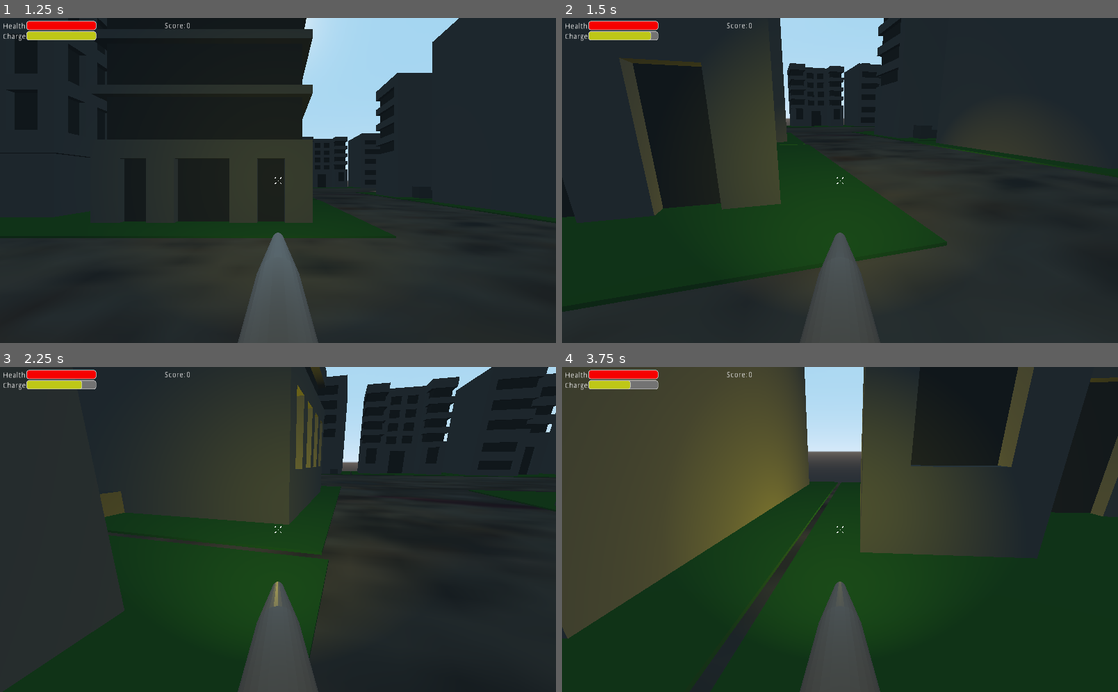
Above: before the commit, frames 1-4 (two rows, left to right).
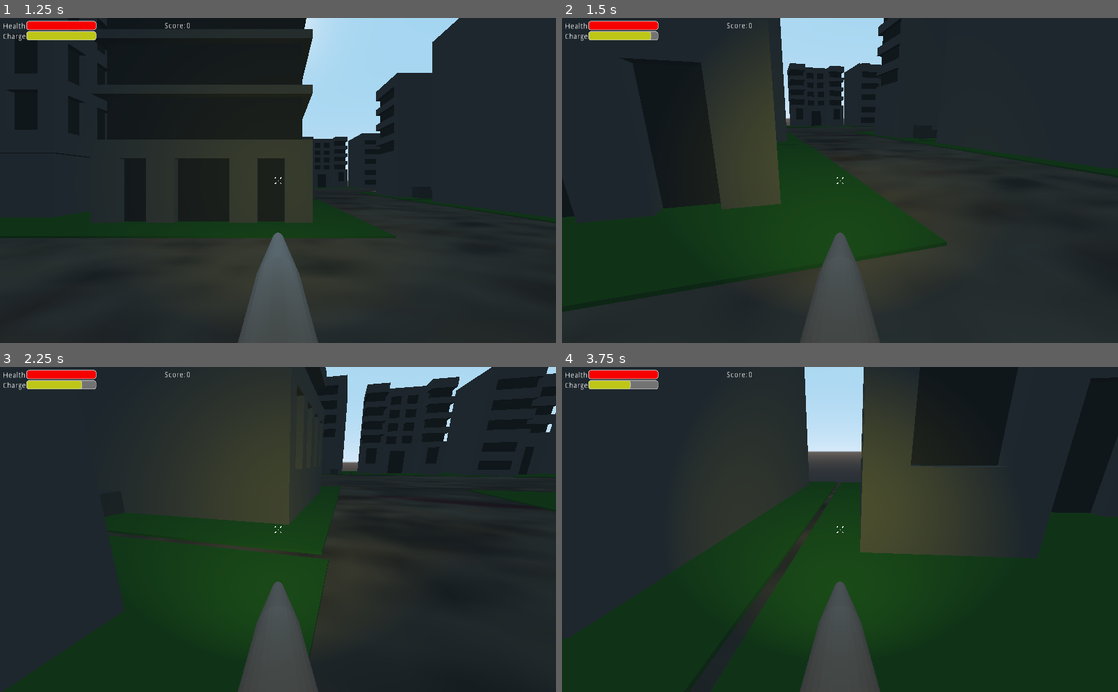
Above: after the commit, the same moments.

Repository: Bricode/BestGroupGameJam2021
Game: Godot game, scene res://Ui/TitleScreen/Title.tscn
The game is run twice, just before and just after one commit, with the same random seed, the same clock (stepped at 60 frames per second) and the same inputs.
Inputs (mouse positions are in pixels of both pictures, inside the frame that each line leads up to):
- Up to frame 1 (1.25 s): click (278, 151) at 0.5 s
- Up to frame 2 (1.5 s): tap Enter at 1.25 s; move the mouse to (867, 180) at 1.27 s; press the mouse at (867, 180) at 1.28 s; hold W (move_forward) from 1.28 s (still down); tap B (b) at 1.35 s
- Up to frame 3 (2.25 s): keep holding W (move_forward); tap Space (jump) at 1.52 s; move the mouse to (250, 529) at 2.02 s; release the mouse at (250, 529) at 2.03 s; click (250, 529) at 2.1 s
- Up to frame 4 (3.75 s): keep holding W (move_forward); tap Space (jump) at 2.27 s; tap B (b) at 2.3, 2.85 s; move the mouse to (851, 523) at 2.77 s; press the mouse at (851, 523) at 2.78 s; move the mouse to (834, 536) at 3.52 s; release the mouse at (834, 536) at 3.53 s; click (834, 536) at 3.6 s

Frame 1 is identical in both runs. In frame 2, 1.1% of the frame differs, in the area x 10-83%, y 12-61%; in frame 3, 1.0%; in frame 4, 27%, in the area x 0-100%, y 0-84%.

Commit message:
stuff

Diff:
--- a/BestGroupGameJam2021/GameModels/Items/HuhuGrub.tscn
+++ b/BestGroupGameJam2021/GameModels/Items/HuhuGrub.tscn
@@ -4,13 +4,14 @@
 [ext_resource path="res://BlenderModels/HuhuGrub/huhuGrub.glb" type="PackedScene" id=2]
 
 [sub_resource type="BoxShape" id=1]
-extents = Vector3( 1, 1, 4.16444 )
 
 [sub_resource type="BoxShape" id=2]
 extents = Vector3( 0.99424, 0.855272, 0.985833 )
 
 [node name="HuhuGrub" type="KinematicBody"]
 transform = Transform( 0.25, 0, 0, 0, 0.25, 0, 0, 0, 0.25, 0, 0, 0 )
+collision_layer = 2
+collision_mask = 2
 script = ExtResource( 1 )
 
 [node name="CollisionShape" type="CollisionShape" parent="."]
--- a/BestGroupGameJam2021/Levels/City.tscn
+++ b/BestGroupGameJam2021/Levels/City.tscn
@@ -44,26 +44,15 @@
 [sub_resource type="BoxShape" id=10]
 extents = Vector3( 6.57629, 10.8363, 4.77127 )
 
-[sub_resource type="SphereMesh" id=15]
-
-[sub_resource type="SpatialMaterial" id=16]
+[sub_resource type="SphereMesh" id=11]
+
+[sub_resource type="SpatialMaterial" id=12]
 emission_enabled = true
 emission = Color( 1, 1, 1, 1 )
 emission_energy = 1.0
 emission_operator = 0
 emission_on_uv2 = false
 
-[sub_resource type="SpatialMaterial" id=11]
-albedo_color = Color( 0.0980392, 0.27451, 0.972549, 1 )
-
-[sub_resource type="CubeMesh" id=12]
-material = SubResource( 11 )
-
-[sub_resource type="Skin" id=13]
-
-[sub_resource type="BoxShape" id=14]
-extents = Vector3( 1.18143, 1.45828, 1.12893 )
-
 [node name="Spatial2" type="Spatial"]
 
 [node name="Player" parent="." instance=ExtResource( 14 )]
@@ -71,6 +60,8 @@
 
 [node name="Floor" type="StaticBody" parent="."]
 transform = Transform( 50, 0, 0, 0, 1, 0, 0, 0, 50, 0, -0.955627, 0 )
+collision_layer = 3
+collision_mask = 3
 
 [node name="MeshInstance" type="MeshInstance" parent="Floor"]
 transform = Transform( 1, 0, 0, 0, 1, 0, 0, 0, 1, 0, 0.16649, 0 )
@@ -142,7 +133,7 @@
 [node name="Spatial" type="Spatial" parent="."]
 
 [node name="11" type="MeshInstance" parent="Spatial"]
-transform = Transform( 1.31134e-07, 0, -1, 0, 1, 0, 1, 0, 1.31134e-07, 44.65, 0, -16.5681 )
+transform = Transform( 1.31134e-07, 0, -1, 0, 1, 0, 1, 0, 1.31134e-07, 44.6354, -7.62939e-06, -16.4326 )
 mesh = ExtResource( 9 )
 material/0 = null
 material/1 = null
@@ -1133,40 +1124,27 @@
 
 [node name="Lazers" type="Node" parent="."]
 
-[node name="HuhuGrub" parent="." instance=ExtResource( 8 )]
-transform = Transform( 0.25, 0, 0, 0, 0.25, 0, 0, 0, 0.25, 21.6402, 6.23396, -7.65663 )
-
 [node name="Car2" type="Spatial" parent="."]
 transform = Transform( 1, 0, 0, 0, 1, 0, 0, 0, 1, 38.1528, 0.689768, 6.67796 )
 
-[node name="HuhuGrub" parent="Car2" instance=ExtResource( 8 )]
-transform = Transform( 1, 0, 0, 0, 1, 0, 0, 0, 1, 1.5, 0.1, -1.5 )
-can_sleep = false
-
-[node name="HuhuGrub2" parent="Car2" instance=ExtResource( 8 )]
-transform = Transform( 1, 0, 0, 0, 1, 0, 0, 0, 1, -66.6466, 0.1, 29.2953 )
-can_sleep = false
-
-[node name="HuhuGrub3" parent="Car2" instance=ExtResource( 8 )]
-transform = Transform( 1, 0, 0, 0, 1, 0, 0, 0, 1, -1.5, 0.1, 29.0734 )
-can_sleep = false
-
-[node name="HuhuGrub4" parent="Car2" instance=ExtResource( 8 )]
-transform = Transform( 1, 0, 0, 0, 1, 0, 0, 0, 1, -77.284, 0.1, -41.7758 )
-can_sleep = false
-
-[node name="MeshInstance" type="MeshInstance" parent="Car2"]
-transform = Transform( 1, 0, 0, 0, 1, 0, 0, 0, 1, 0, -0.984782, 0 )
-mesh = SubResource( 12 )
-skin = SubResource( 13 )
-material/0 = null
-
-[node name="Area" type="Area" parent="Car2/MeshInstance"]
-
-[node name="CollisionShape" type="CollisionShape" parent="Car2/MeshInstance/Area"]
-shape = SubResource( 14 )
-
 [node name="6x6 knocked over" parent="Car2" instance=ExtResource( 13 )]
 transform = Transform( 0.367998, 0, 0, 0, 0.367998, 0, 0, 0, 0.367998, -0.566868, 0.581049, -0.406488 )
 
+[node name="huhuGrubs" type="Node" parent="."]
+
+[node name="HuhuGrub5" parent="huhuGrubs" instance=ExtResource( 8 )]
+transform = Transform( 0.25, 0, 0, 0, 0.25, 0, 0, 0, 0.25, 21.6402, 6.23396, -7.65663 )
+
+[node name="HuhuGrub" parent="huhuGrubs" instance=ExtResource( 8 )]
+transform = Transform( 1, 0, 0, 0, 1, 0, 0, 0, 1, 39.6528, 0.789768, 5.17796 )
+
+[node name="HuhuGrub2" parent="huhuGrubs" instance=ExtResource( 8 )]
+transform = Transform( 1, 0, 0, 0, 1, 0, 0, 0, 1, -28.4938, 0.789768, 35.9733 )
+
+[node name="HuhuGrub3" parent="huhuGrubs" instance=ExtResource( 8 )]
+transform = Transform( 1, 0, 0, 0, 1, 0, 0, 0, 1, 36.6528, 0.789768, 35.7514 )
+
+[node name="HuhuGrub4" parent="huhuGrubs" instance=ExtResource( 8 )]
+transform = Transform( 1, 0, 0, 0, 1, 0, 0, 0, 1, -39.1312, 0.789768, -35.0978 )
+
 [connection signal="timeout" from="Enemy_spawn_timer" to="Enemy_Spawns" method="_on_Enemy_spawn_timer_timeout"]
--- a/BestGroupGameJam2021/Player/LaserMesh.gd
+++ b/BestGroupGameJam2021/Player/LaserMesh.gd
@@ -2,6 +2,7 @@
 
 var move
 var speed = 50
+onready var player = get_parent().get_parent().get_node("Player")
 
 func _process(delta):
 	translation += move * delta * speed
@@ -9,3 +10,8 @@
 func _on_Area_body_entered(body):
 	if body.is_in_group("Enemies"):
 		body.hit_enemy()
+	else:
+		queue_free()
+
+	if translation.distance_to(player.translation) >= 200:
+		queue_free()
Not shown: 13 places in BestGroupGameJam2021/Levels/City.tscn that only renumber resources
Not shown: 2 places in BestGroupGameJam2021/Player/LaserMesh.tscn that only renumber resources
